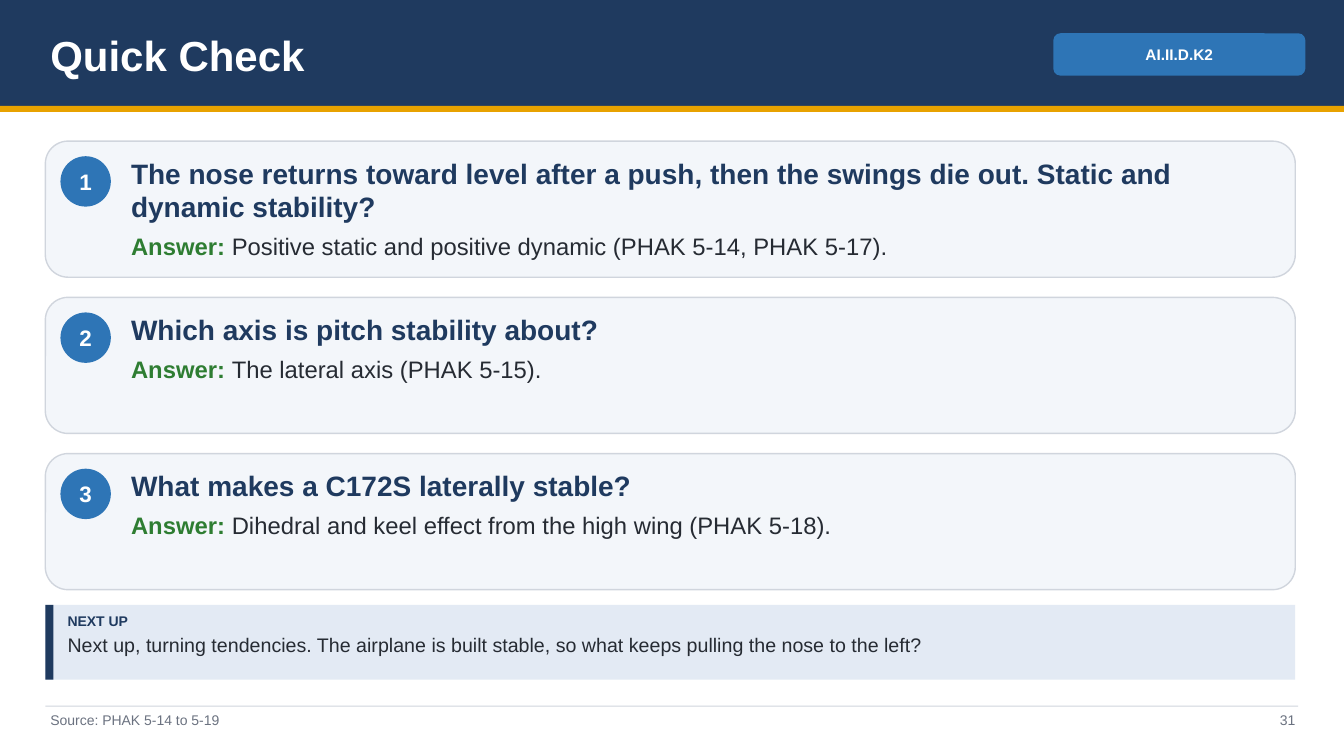
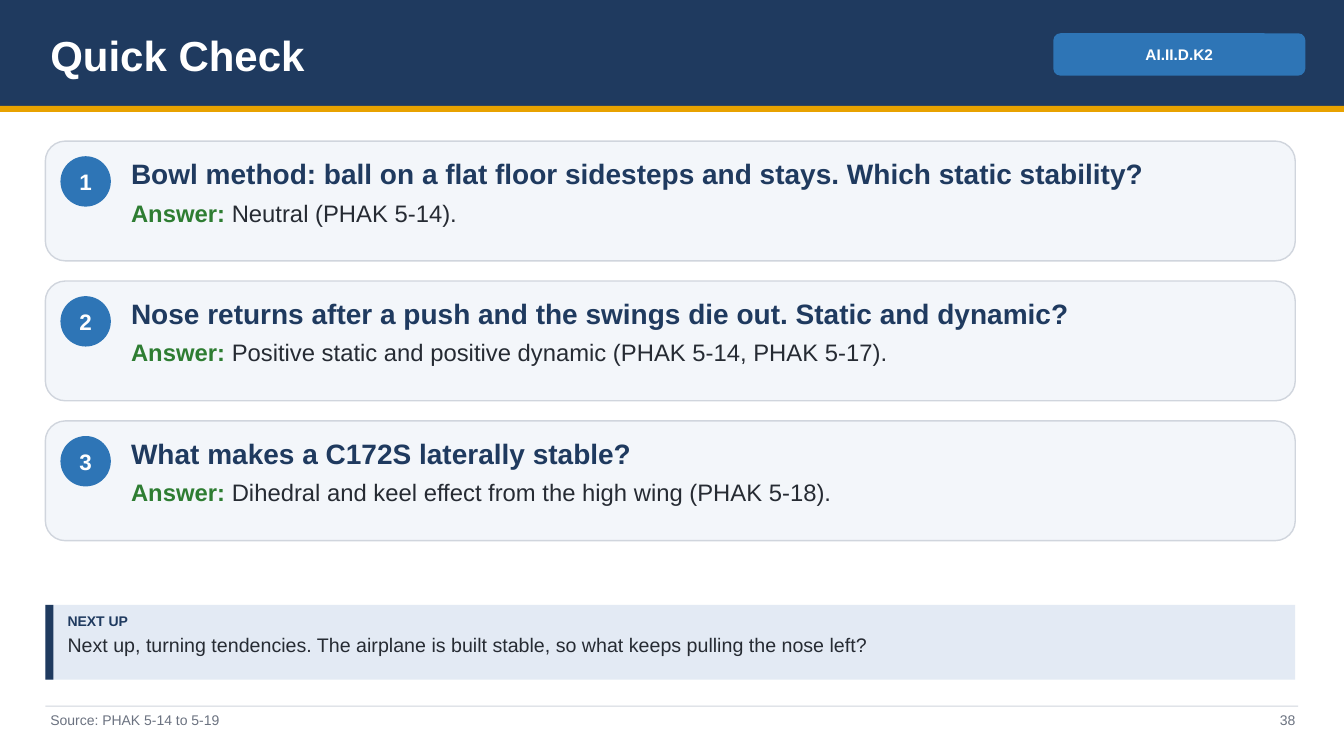
Before and after one commit to greenleeezekial1-glitch/Claude, a slide deck: slide 38 of Area II - Technical Subject Areas/II.D Principles of Flight - Slides.pptx (slide 31 before the commit). Drawn at 1344x756 pixels with LibreOffice and Linux fonts; fonts in the diff are those of the drawing. Boxes give left, top, right and bottom in pixels: in the first picture for what was removed or moved away, otherwise in the second. Text is boxed around its words. In the diff, an @@ line names an element or a change of style, - is before the commit and + after.

```diff
--- a/Area II - Technical Subject Areas/II.D Principles of Flight - Slides.pptx
+++ b/Area II - Technical Subject Areas/II.D Principles of Flight - Slides.pptx
@@ rounded rectangle: place and size @@
-rounded rectangle at (45,141,1296,277)
+rounded rectangle at (45,141,1296,261)
@@ text at (131,163,1143,227): text changed @@
-The nose returns toward level after a push, then the swings die out. Static and dynamic stability?
-Answer: Positive static and positive dynamic (PHAK 5-14, PHAK 5-17).
+Bowl method: ball on a flat floor sidesteps and stays. Which static stability?
+Answer: Neutral (PHAK 5-14).
@@ rounded rectangle: place and size @@
-rounded rectangle at (45,297,1296,434)
+rounded rectangle at (45,281,1296,401)
@@ ellipse "2": place and size @@
-ellipse "2" at (60,313,111,363)
+ellipse "2" at (60,296,111,347)
@@ text at (131,303,1068,366): text changed @@
-Which axis is pitch stability about?
-Answer: The lateral axis (PHAK 5-15).
+Nose returns after a push and the swings die out. Static and dynamic?
+Answer: Positive static and positive dynamic (PHAK 5-14, PHAK 5-17).
@@ rounded rectangle: place and size @@
-rounded rectangle at (45,454,1296,590)
+rounded rectangle at (45,421,1296,541)
@@ ellipse "3": place and size @@
-ellipse "3" at (60,469,111,519)
+ellipse "3" at (60,437,111,487)
@@ text "What makes a C172S laterally ...": place and size @@
-text "What makes a C172S laterally ..." at (131,475,831,539)
+text "What makes a C172S laterally ..." at (131,443,831,506)
@@ text at (68,637,867,656): text changed @@
-Next up, turning tendencies. The airplane is built stable, so what keeps pulling the nose to the left?
+Next up, turning tendencies. The airplane is built stable, so what keeps pulling the nose left?
@@ text at (1280,715,1296,725): text changed @@
-31
+38
```
Also in this commit, not shown: 46 other slides changed, 8 slides added, 1 slide removed, 19 other files.
